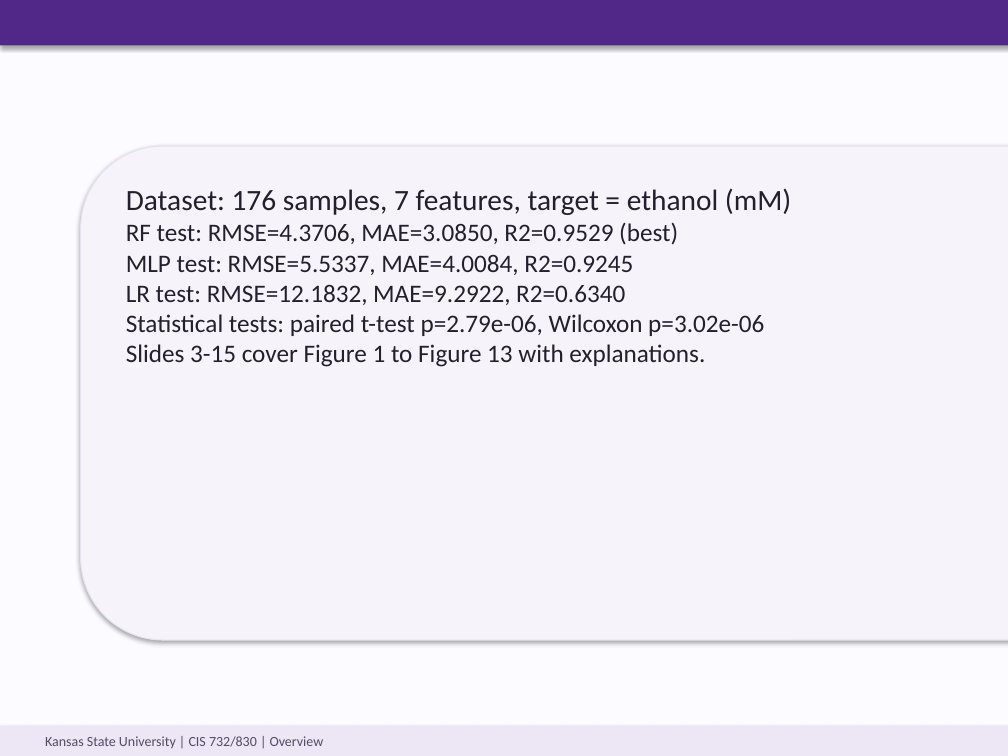
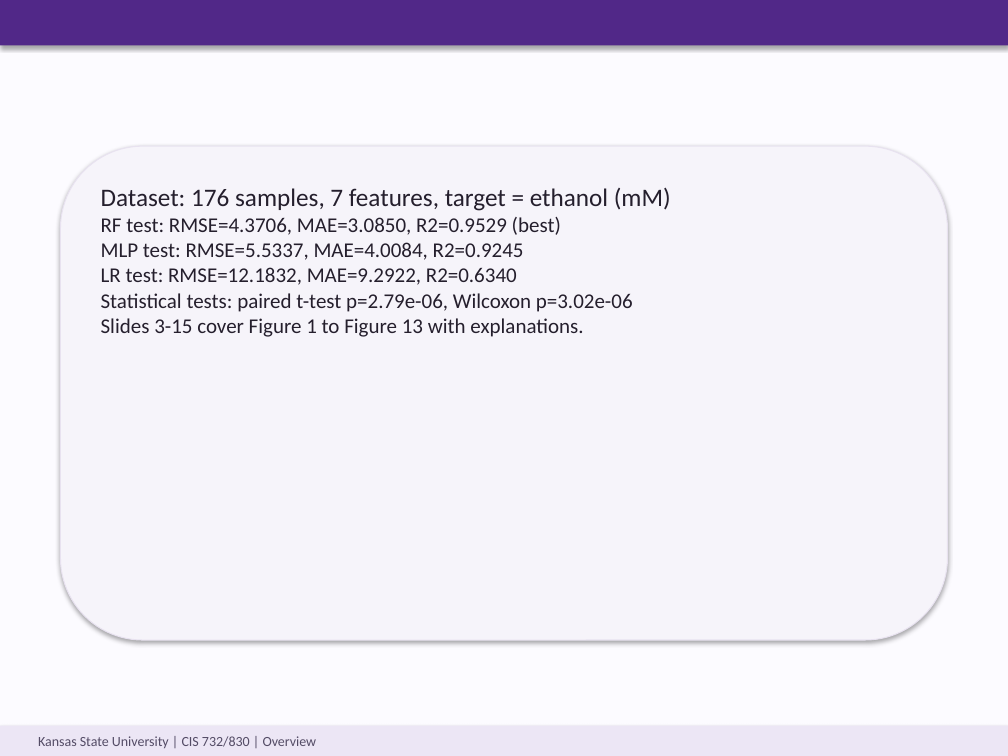
Before and after one commit to tanyingy-kau/ML-Assignments, a slide deck: slide 2 of slides/term_project_presentation_SYNGAS--group 6 Ying.pptx. Drawn at 1008x756 pixels with LibreOffice and Linux fonts; fonts in the diff are those of the drawing. Boxes give left, top, right and bottom in pixels: in the first picture for what was removed or moved away, otherwise in the second. Text is boxed around its words. In the diff, an @@ line names an element or a change of style, - is before the commit and + after.

Commit message:
fix slide layout

```diff
--- a/slides/term_project_presentation_SYNGAS--group 6 Ying.pptx
+++ b/slides/term_project_presentation_SYNGAS--group 6 Ying.pptx
@@ rounded rectangle: place and size @@
-rounded rectangle at [81, 146, 1008, 640]
+rounded rectangle at [60, 146, 948, 640]
@@ text "Dataset: 176 samples, 7 features, ...": place and size @@
-text "Dataset: 176 samples, 7 features, ..." at [126, 188, 791, 367]
+text "Dataset: 176 samples, 7 features, ..." at [101, 187, 671, 337]
@@ text "Dataset: 176 samples, 7 features, ..." at [101, 187, 671, 337]: size 21 to 18 pt in "Dataset: 176 samples, 7 features, target = ..."; size 18 to 15 pt in "RF test: RMSE=4.3706, MAE=3.0850, R2=0.9529 (best)", "MLP test: RMSE=5.5337, MAE=4.0084, R2=0.9245", "LR test: RMSE=12.1832, MAE=9.2922, R2=0.6340", "Statistical tests: paired t-test p=2.79e-06, Wilcoxon p=3.02 ..." and 1 more places @@
@@ text "Kansas State University | CIS ...": place and size @@
-text "Kansas State University | CIS ..." at [45, 736, 324, 748]
+text "Kansas State University | CIS ..." at [38, 736, 317, 748]
```
Also in this commit, not shown: 15 other slides changed, 1 other file.
